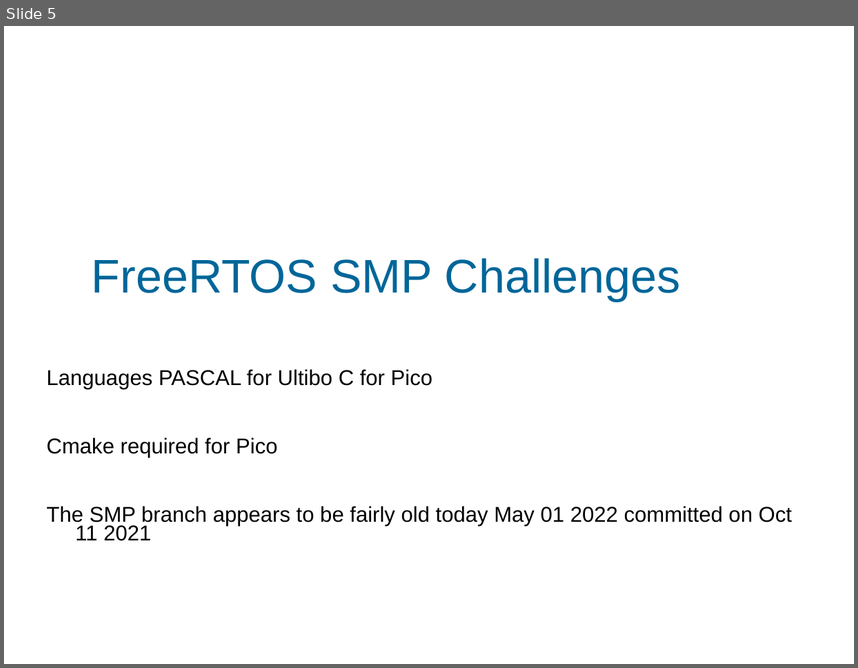
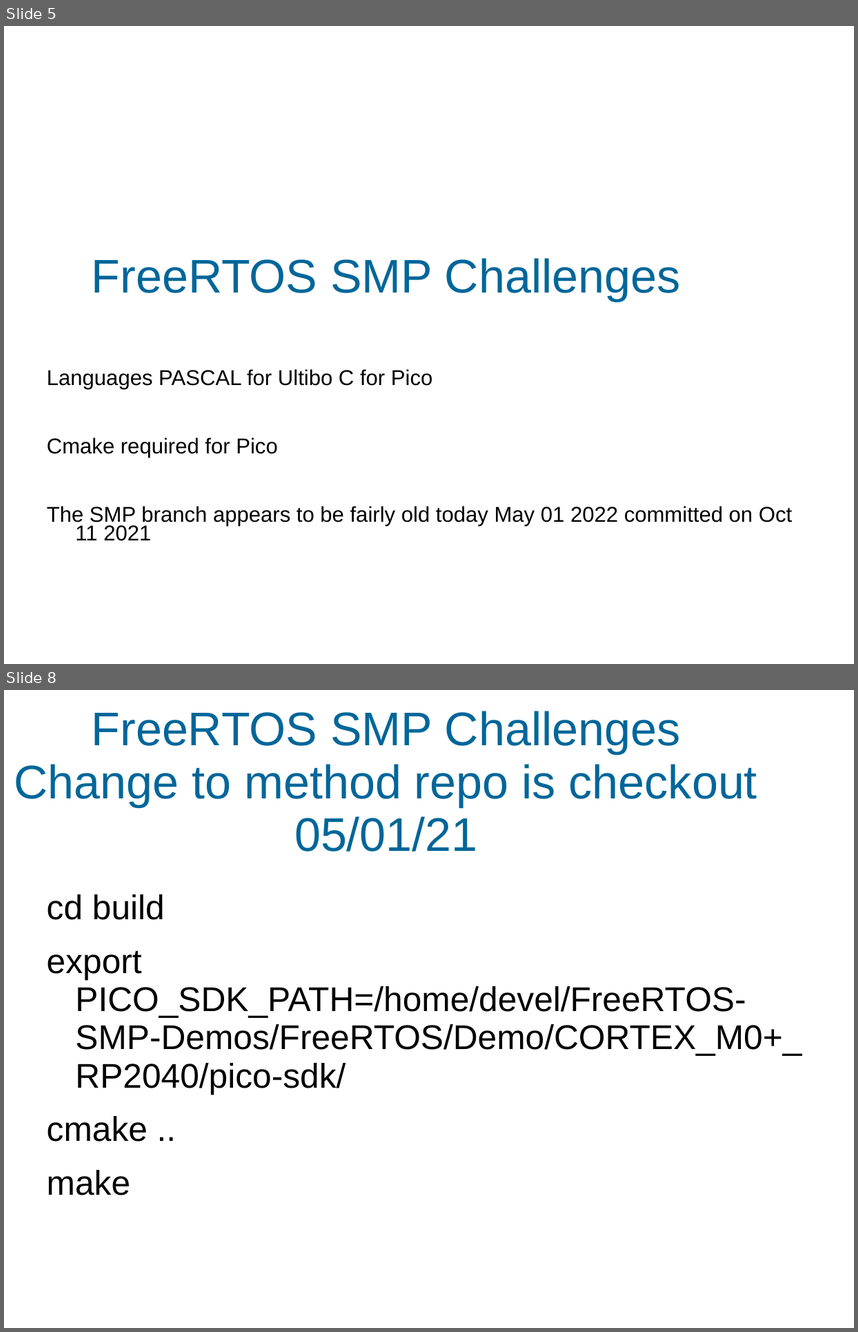
Before and after one commit to develone/rp2040-freertos-project, a slide deck: doc/freeRTOS-SMP.ppt. Shown one above the other, each under a label of ours: slide 5 before the commit, slides 5 and 8 after it; the slides between them are not shown. The pictures are 858x668 and 858x1332 pixels, drawn with LibreOffice and Linux fonts; fonts in the diff are those of the drawing; background and template pictures are left out. Boxes give left, top, right and bottom in pixels: in the first picture for what was removed or moved away, otherwise in the second. Text is boxed around its words. In the diff, an @@ line names an element or a change of style, - is before the commit and + after.

```diff
--- a/doc/freeRTOS-SMP.ppt
+++ b/doc/freeRTOS-SMP.ppt
@@ slide 8 added at (x1=4, y1=690, x2=854, y2=1328), background #FFFFFF @@
@@ title added at (x1=14, y1=711, x2=757, y2=851), 44 pt, text #006699 @@
+FreeRTOS SMP Challenges Change to method repo is checkout
+05/01/21
@@ text added at (x1=47, y1=894, x2=802, y2=1195), 32 pt, text #000000 @@
+cd build
+export PICO_SDK_PATH=/home/devel/FreeRTOS-SMP-Demos/FreeRTOS/Demo/CORTEX_M0+_RP2040/pico-sdk/
+cmake ..
+make
```
Also in this commit, not shown: 1 slide changed, 2 other slides added.
